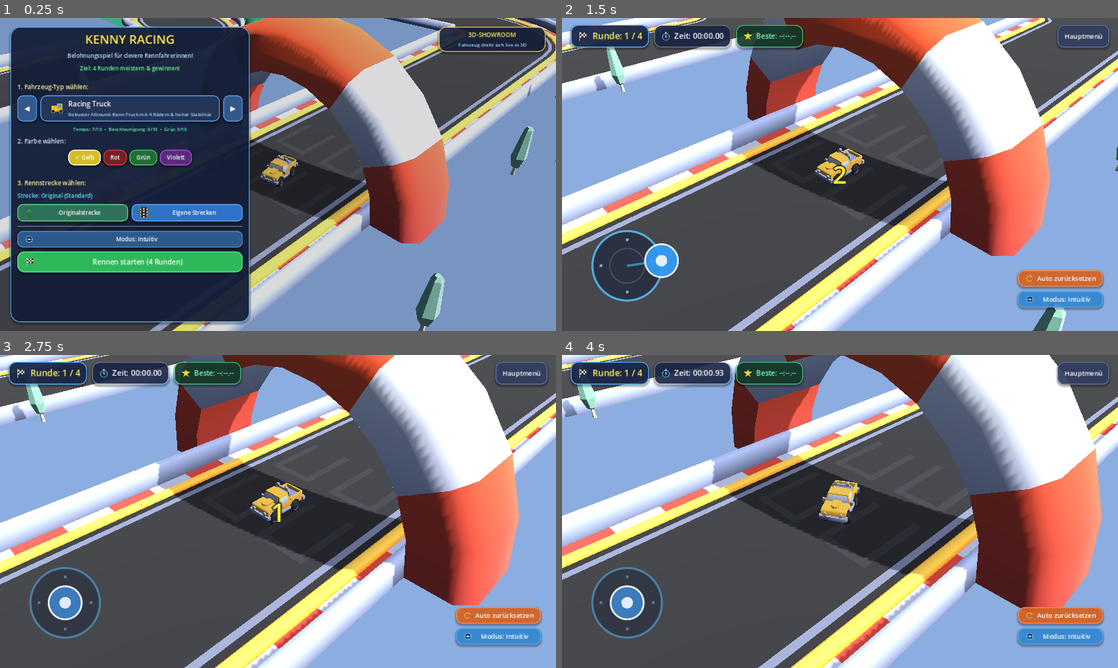
Above: before the commit, frames 1-4 (two rows, left to right).
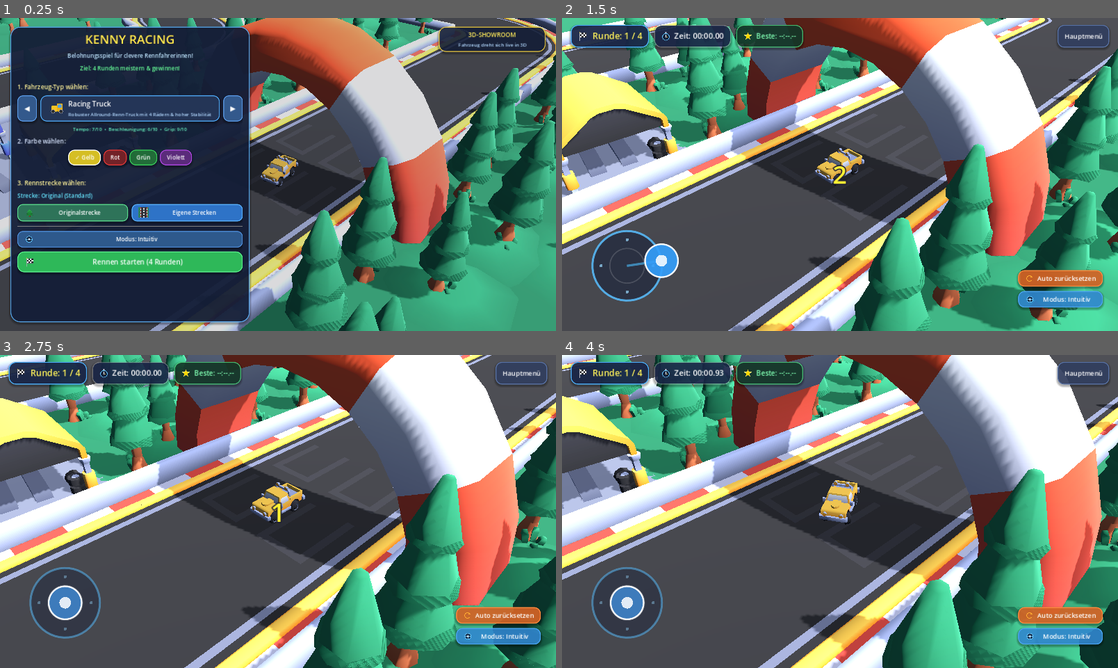
Above: after the commit, the same moments.

Repository: christopheschneider86-rgb/Kenny-Racing
Game: Godot game, scene res://scenes/main.tscn
Two runs of this game, one before a commit and one after it. Both use one fixed random seed, a clock stepped at 60 frames per second and the inputs below.
Inputs (mouse positions are in pixels of both pictures, inside the frame that each line leads up to):
- Up to frame 1 (0.25 s): no input
- Up to frame 2 (1.5 s): tap Enter at 0.5, 0.6 s; move the mouse to (962, 158) at 0.52 s; hold D (right) 0.53-1.25 s; click (962, 158) at 0.67 s; tap Space at 0.77 s; drag from (628, 265) to (812, 237) at 1.27 s
- Up to frame 3 (2.75 s): move the mouse to (333, 442) at 2.02 s; hold D (right) from 2.03 s (still down); tap Enter at 2.1 s
- Up to frame 4 (4 s): release D (right) at 2.75 s; drag from (812, 574) to (673, 464) at 2.77 s; move the mouse to (1006, 558) at 3.52 s; hold A (left) from 3.53 s (still down); tap Enter at 3.6 s; tap Space at 3.77 s

The runs differ from the first frame. In frame 1, 29% of the frame differs, in the area x 0-100%, y 0-100%; in frame 2, 34%; in frame 3, 29%; in frame 4, 27%.

Commit message:
fix: Vollständige 154-Kachel-Originalstrecke inkl. Wald, Zelten, Wiesen & Zuschauertrucks aus KenneyNL Starter-Kit-Racing wiederhergestellt

Diff:
--- a/scripts/track_manager.gd
+++ b/scripts/track_manager.gd
@@ -21,27 +21,166 @@
 
 var scenery_root: Node3D
 var active_world_id: String = "forest"
+var spectator_trucks: Array[Node3D] = []
 
 const SLOTS_SAVE_PATH = "user://custom_tracks.json"
 
 # The immutable 16-cell Original circuit
 const DEFAULT_ORIGINAL_CELLS: Array = [
+	{"x": -3, "z": 0, "item": 0, "orient": 0},
+	{"x": -3, "z": 1, "item": 1, "orient": 22},
+	{"x": -3, "z": 2, "item": 1, "orient": 16},
+	{"x": 1, "z": -1, "item": 1, "orient": 10},
+	{"x": 1, "z": 0, "item": 1, "orient": 10},
+	{"x": 1, "z": 1, "item": 1, "orient": 10},
+	{"x": 1, "z": 2, "item": 0, "orient": 0},
+	{"x": 1, "z": 3, "item": 1, "orient": 10},
+	{"x": 0, "z": 3, "item": 0, "orient": 0},
+	{"x": -1, "z": 3, "item": 1, "orient": 10},
+	{"x": -2, "z": 3, "item": 1, "orient": 10},
+	{"x": -3, "z": 3, "item": 1, "orient": 10},
+	{"x": -4, "z": -2, "item": 2, "orient": 10},
+	{"x": -4, "z": -1, "item": 0, "orient": 0},
+	{"x": -4, "z": -4, "item": 1, "orient": 10},
+	{"x": -4, "z": -3, "item": 1, "orient": 16},
+	{"x": -3, "z": -4, "item": 1, "orient": 10},
+	{"x": -2, "z": -4, "item": 1, "orient": 10},
+	{"x": -1, "z": -4, "item": 2, "orient": 22},
+	{"x": 0, "z": -4, "item": 1, "orient": 10},
+	{"x": 1, "z": -4, "item": 1, "orient": 10},
+	{"x": 1, "z": -3, "item": 1, "orient": 10},
+	{"x": 1, "z": -2, "item": 1, "orient": 10},
+	{"x": -4, "z": 0, "item": 1, "orient": 16},
+	{"x": -4, "z": 1, "item": 1, "orient": 16},
+	{"x": -4, "z": 2, "item": 0, "orient": 16},
+	{"x": -4, "z": 3, "item": 0, "orient": 0},
+	{"x": -4, "z": 4, "item": 1, "orient": 10},
+	{"x": -3, "z": 4, "item": 0, "orient": 0},
+	{"x": -2, "z": 4, "item": 1, "orient": 10},
+	{"x": -1, "z": 4, "item": 1, "orient": 10},
+	{"x": 0, "z": 4, "item": 1, "orient": 10},
+	{"x": 1, "z": 4, "item": 1, "orient": 10},
+	{"x": 2, "z": 4, "item": 1, "orient": 10},
+	{"x": 2, "z": 3, "item": 1, "orient": 10},
+	{"x": 2, "z": 2, "item": 1, "orient": 10},
+	{"x": 2, "z": 1, "item": 1, "orient": 10},
+	{"x": 2, "z": 0, "item": 1, "orient": 10},
+	{"x": 2, "z": -1, "item": 1, "orient": 10},
+	{"x": 2, "z": -2, "item": 0, "orient": 0},
+	{"x": 2, "z": -3, "item": 1, "orient": 10},
+	{"x": 2, "z": -4, "item": 1, "orient": 10},
+	{"x": 2, "z": -5, "item": 1, "orient": 10},
+	{"x": 1, "z": -5, "item": 1, "orient": 10},
+	{"x": 0, "z": -5, "item": 1, "orient": 10},
+	{"x": 0, "z": -6, "item": 0, "orient": 0},
+	{"x": -1, "z": -6, "item": 1, "orient": 10},
+	{"x": -1, "z": -5, "item": 1, "orient": 10},
+	{"x": -2, "z": -5, "item": 1, "orient": 10},
+	{"x": -3, "z": -5, "item": 0, "orient": 0},
+	{"x": -4, "z": -5, "item": 1, "orient": 10},
+	{"x": -4, "z": -6, "item": 0, "orient": 0},
+	{"x": -3, "z": -6, "item": 0, "orient": 0},
+	{"x": -2, "z": -6, "item": 0, "orient": 0},
+	{"x": 1, "z": -6, "item": 1, "orient": 10},
+	{"x": 2, "z": -6, "item": 1, "orient": 10},
+	{"x": -5, "z": 4, "item": 1, "orient": 10},
+	{"x": -5, "z": 3, "item": 0, "orient": 0},
+	{"x": -5, "z": 2, "item": 0, "orient": 16},
+	{"x": -5, "z": 1, "item": 0, "orient": 16},
+	{"x": -5, "z": 0, "item": 1, "orient": 16},
+	{"x": -5, "z": -1, "item": 0, "orient": 16},
+	{"x": -5, "z": -2, "item": 1, "orient": 10},
+	{"x": -5, "z": -3, "item": 0, "orient": 16},
+	{"x": -5, "z": -4, "item": 0, "orient": 0},
+	{"x": -5, "z": -5, "item": 1, "orient": 10},
+	{"x": -5, "z": -6, "item": 1, "orient": 10},
+	{"x": -6, "z": -6, "item": 0, "orient": 0},
+	{"x": -6, "z": -5, "item": 1, "orient": 10},
+	{"x": -6, "z": -4, "item": 0, "orient": 0},
+	{"x": -6, "z": -3, "item": 0, "orient": 16},
+	{"x": -6, "z": -2, "item": 0, "orient": 16},
+	{"x": -6, "z": -1, "item": 0, "orient": 16},
+	{"x": -6, "z": 0, "item": 1, "orient": 10},
+	{"x": -6, "z": 1, "item": 1, "orient": 10},
+	{"x": -6, "z": 2, "item": 1, "orient": 10},
+	{"x": -6, "z": 3, "item": 1, "orient": 10},
+	{"x": -6, "z": 4, "item": 1, "orient": 10},
+	{"x": -6, "z": -7, "item": 1, "orient": 10},
+	{"x": -5, "z": -7, "item": 1, "orient": 10},
+	{"x": -4, "z": -7, "item": 0, "orient": 0},
+	{"x": -3, "z": -7, "item": 0, "orient": 0},
+	{"x": -2, "z": -7, "item": 1, "orient": 10},
+	{"x": -1, "z": -7, "item": 1, "orient": 10},
+	{"x": 0, "z": -7, "item": 1, "orient": 10},
+	{"x": 1, "z": -7, "item": 1, "orient": 10},
+	{"x": 2, "z": -7, "item": 1, "orient": 10},
+	{"x": 2, "z": -8, "item": 1, "orient": 10},
+	{"x": 1, "z": -8, "item": 1, "orient": 10},
+	{"x": 0, "z": -8, "item": 1, "orient": 10},
+	{"x": -1, "z": -8, "item": 1, "orient": 10},
+	{"x": -2, "z": -8, "item": 1, "orient": 10},
+	{"x": -3, "z": -8, "item": 1, "orient": 10},
+	{"x": -4, "z": -8, "item": 1, "orient": 10},
+	{"x": -5, "z": -8, "item": 1, "orient": 10},
+	{"x": -6, "z": -8, "item": 1, "orient": 10},
+	{"x": -7, "z": -8, "item": 1, "orient": 10},
+	{"x": -7, "z": -7, "item": 1, "orient": 10},
+	{"x": -7, "z": -6, "item": 1, "orient": 10},
+	{"x": -7, "z": -5, "item": 1, "orient": 10},
+	{"x": -7, "z": -4, "item": 1, "orient": 10},
+	{"x": -7, "z": -3, "item": 1, "orient": 10},
+	{"x": -7, "z": -2, "item": 1, "orient": 10},
+	{"x": -7, "z": -1, "item": 1, "orient": 10},
+	{"x": -7, "z": 0, "item": 1, "orient": 10},
+	{"x": -7, "z": 1, "item": 1, "orient": 10},
+	{"x": -7, "z": 2, "item": 1, "orient": 10},
+	{"x": -7, "z": 3, "item": 1, "orient": 10},
+	{"x": -7, "z": 4, "item": 1, "orient": 10},
+	{"x": -8, "z": 4, "item": 1, "orient": 10},
+	{"x": -8, "z": 3, "item": 1, "orient": 10},
+	{"x": -8, "z": 2, "item": 1, "orient": 10},
+	{"x": -8, "z": 1, "item": 1, "orient": 10},
+	{"x": -8, "z": 0, "item": 1, "orient": 10},
+	{"x": -8, "z": -1, "item": 1, "orient": 10},
+	{"x": -8, "z": -2, "item": 1, "orient": 10},
+	{"x": -8, "z": -3, "item": 1, "orient": 10},
+	{"x": -8, "z": -4, "item": 1, "orient": 10},
+	{"x": -8, "z": -5, "item": 1, "orient": 10},
+	{"x": -8, "z": -6, "item": 1, "orient": 10},
+	{"x": -8, "z": -7, "item": 1, "orient": 10},
+	{"x": -8, "z": -8, "item": 1, "orient": 10},
+	{"x": -8, "z": -9, "item": 1, "orient": 10},
+	{"x": -7, "z": -9, "item": 1, "orient": 10},
+	{"x": -6, "z": -9, "item": 1, "orient": 10},
+	{"x": -5, "z": -9, "item": 1, "orient": 10},
+	{"x": -4, "z": -9, "item": 1, "orient": 10},
+	{"x": -3, "z": -9, "item": 1, "orient": 10},
+	{"x": -2, "z": -9, "item": 1, "orient": 10},
+	{"x": -1, "z": -9, "item": 1, "orient": 10},
+	{"x": 0, "z": -9, "item": 1, "orient": 10},
+	{"x": 1, "z": -9, "item": 1, "orient": 10},
+	{"x": 2, "z": -9, "item": 1, "orient": 10},
+	{"x": -1, "z": -1, "item": 1, "orient": 22},
+	{"x": -1, "z": -2, "item": 1, "orient": 22},
+	{"x": -2, "z": -2, "item": 1, "orient": 22},
+	{"x": -1, "z": 1, "item": 2, "orient": 22},
+	{"x": -1, "z": 0, "item": 1, "orient": 22},
 	{"x": 0, "z": 0, "item": 4, "orient": 0},
-	{"x": 0, "z": 1, "item": 6, "orient": 0},
-	{"x": 0, "z": 2, "item": 3, "orient": 22},
-	{"x": -1, "z": 2, "item": 6, "orient": 16},
-	{"x": -2, "z": 2, "item": 3, "orient": 10},
+	{"x": 0, "z": -1, "item": 6, "orient": 0},
+	{"x": -2, "z": 0, "item": 6, "orient": 10},
 	{"x": -2, "z": 1, "item": 6, "orient": 10},
-	{"x": -2, "z": 0, "item": 6, "orient": 10},
-	{"x": -2, "z": -1, "item": 3, "orient": 0},
-	{"x": -3, "z": -1, "item": 3, "orient": 10},
 	{"x": -3, "z": -2, "item": 6, "orient": 0},
-	{"x": -3, "z": -3, "item": 3, "orient": 16},
 	{"x": -2, "z": -3, "item": 6, "orient": 22},
 	{"x": -1, "z": -3, "item": 6, "orient": 22},
+	{"x": 0, "z": -2, "item": 6, "orient": 0},
+	{"x": -1, "z": 2, "item": 6, "orient": 16},
+	{"x": -3, "z": -3, "item": 3, "orient": 16},
+	{"x": -3, "z": -1, "item": 3, "orient": 10},
+	{"x": -2, "z": -1, "item": 3, "orient": 0},
 	{"x": 0, "z": -3, "item": 3, "orient": 0},
-	{"x": 0, "z": -2, "item": 6, "orient": 0},
-	{"x": 0, "z": -1, "item": 6, "orient": 0},
+	{"x": 0, "z": 2, "item": 3, "orient": 22},
+	{"x": -2, "z": 2, "item": 3, "orient": 10},
+	{"x": 0, "z": 1, "item": 6, "orient": 0},
 ]
 
 var track_slots: Array = []
@@ -169,6 +308,12 @@
 	if not environment:
 		environment = get_node_or_null("../Environment")
 
+	spectator_trucks.clear()
+	for truck_name in ["../vehicle-truck-green", "../vehicle-truck-purple", "../vehicle-truck-red"]:
+		var t = get_node_or_null(truck_name)
+		if t is Node3D:
+			spectator_trucks.append(t)
+
 	init_slots()
 	apply_slot(0)
 
@@ -307,6 +452,11 @@
 	# Apply world theme
 	set_world(slot["theme"])
 
+	# Spectator trucks visibility (only on authentic Original circuit)
+	for t in spectator_trucks:
+		if is_instance_valid(t):
+			t.visible = (active_slot_idx == 0)
+
 	# Populate GridMap
 	if grid_map:
 		for c in grid_map.get_used_cells():
@@ -457,16 +607,21 @@
 
 	# Lighting adjustments
 	if sun_light:
-		sun_light.light_color = info["sun_color"]
-		sun_light.light_energy = info["sun_energy"]
-
-	# Build scenery for chosen world
-	if world_id == "stadium":
-		_build_stadium_scenery()
-	elif world_id == "rally":
-		_build_rally_scenery()
-	else:
-		_build_forest_scenery()
+		if active_slot_idx == 0:
+			sun_light.light_color = Color(1.0, 0.98, 0.94)
+			sun_light.light_energy = 0.85
+		else:
+			sun_light.light_color = info["sun_color"]
+			sun_light.light_energy = info["sun_energy"]
+
+	# Build scenery for chosen world (only for custom slots; original has its full authentic 154-tile layout)
+	if active_slot_idx > 0:
+		if world_id == "stadium":
+			_build_stadium_scenery()
+		elif world_id == "rally":
+			_build_rally_scenery()
+		else:
+			_build_forest_scenery()
 
 	world_changed.emit(active_world_id)
 
